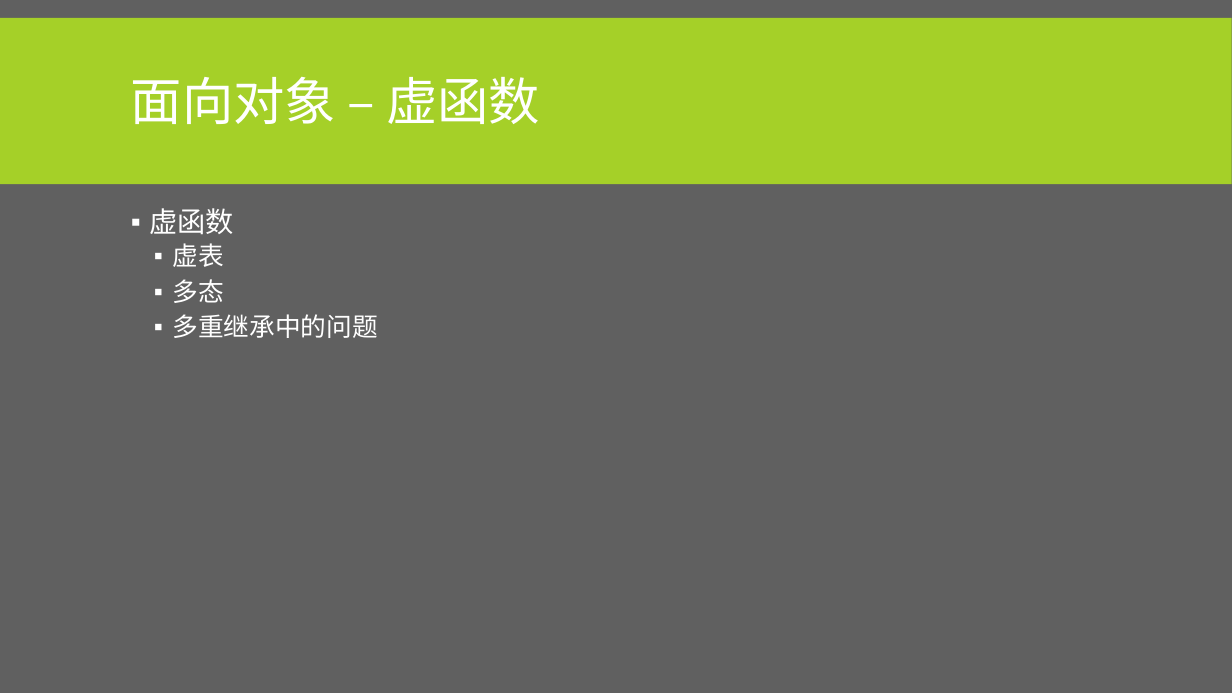
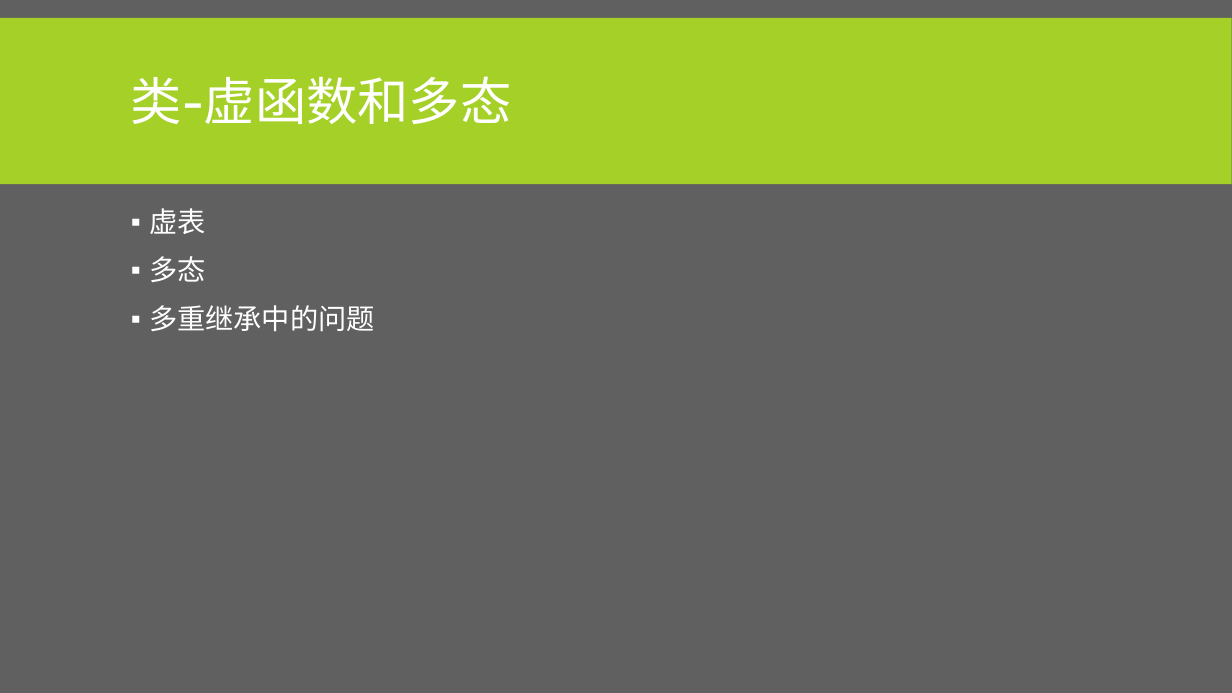
Before and after one commit to albertclass/Lessons, a slide deck: slide 31 of advance c++/courseware.pptx (slide 29 before the commit). Drawn at 1232x693 pixels with LibreOffice and Linux fonts; fonts in the diff are those of the drawing. Boxes give left, top, right and bottom in pixels: in the first picture for what was removed or moved away, otherwise in the second. Text is boxed around its words. In the diff, an @@ line names an element or a change of style, - is before the commit and + after.

```diff
--- a/advance c++/courseware.pptx
+++ b/advance c++/courseware.pptx
@@ title at bbox=[131, 76, 512, 124]: text changed @@
-面向对象 – 虚函数
+类-虚函数和多态
@@ text "虚表" at bbox=[149, 208, 374, 331]: size 20 to 22 pt; list level 2 to 1 in "虚表"; list level 2 to 1 in "多态"; list level 2 to 1 in "多重继承中的问题" @@
@@ text at bbox=[149, 208, 234, 234]: paragraph removed @@
-▪ 虚函数
```
Also in this commit, not shown: 9 other slides changed, 4 slides added, 3 other files.
